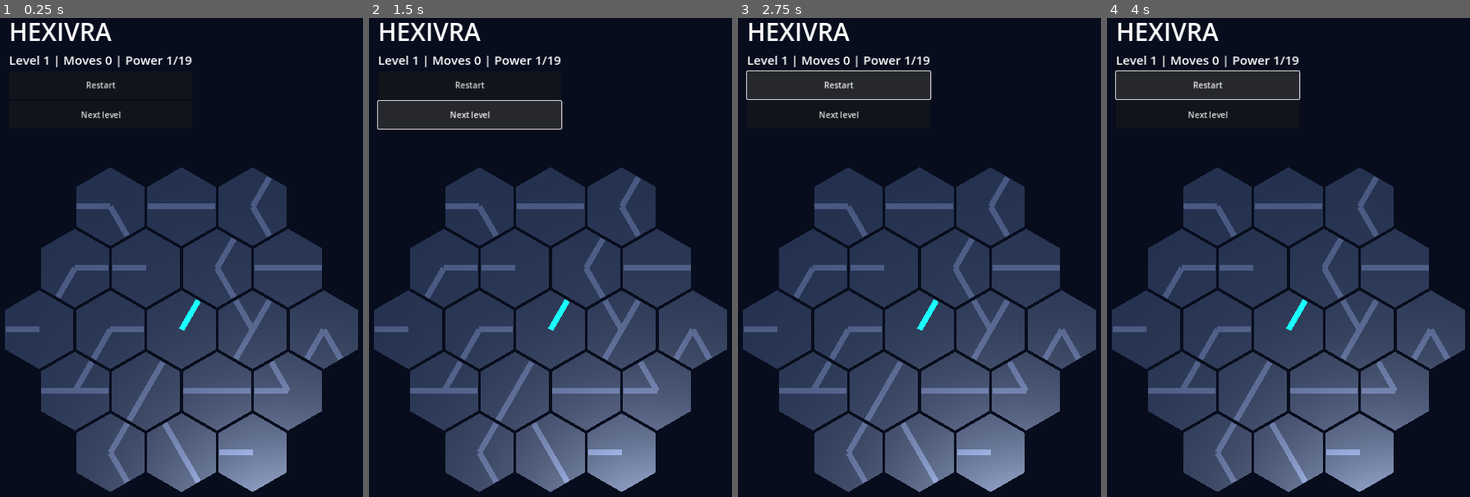
Above: before the commit, frames 1-4 (left to right).
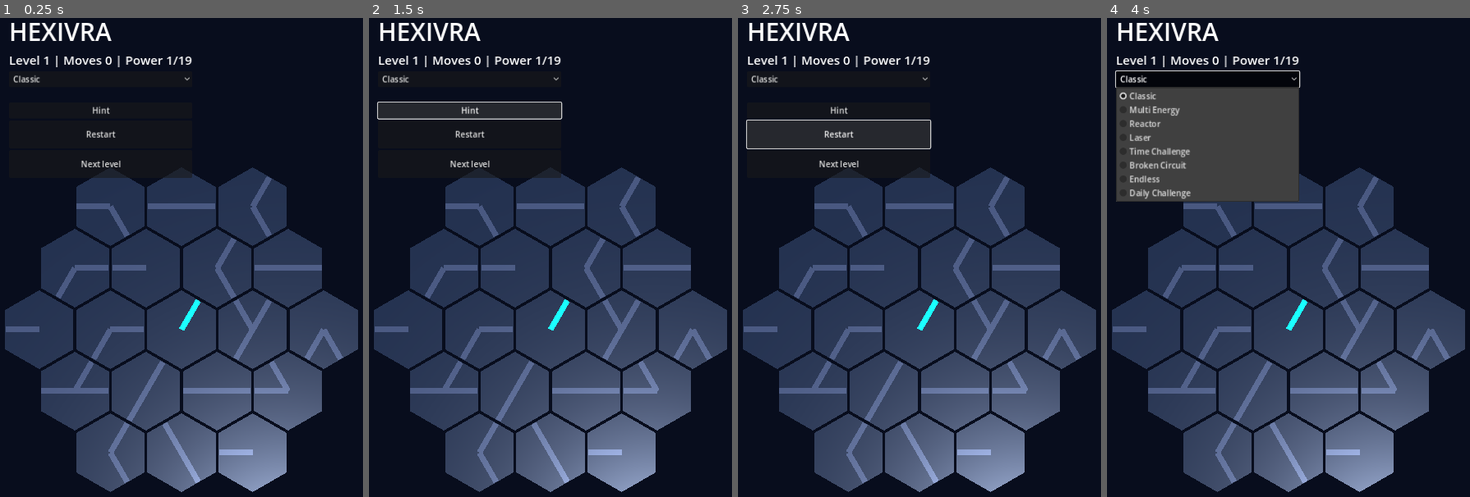
Above: after the commit, the same moments.

Repository: mhmmad444410aa-ai/Hexivra
Game: Godot game, scene res://Main.tscn
Same seed, same stepped clock (60 frames per second), same inputs: the game is played once before the commit and once after it.
Inputs (mouse positions are in pixels of both pictures, inside the frame that each line leads up to):
- Up to frame 1 (0.25 s): no input
- Up to frame 2 (1.5 s): click "Restart" at 0.5 s; click (470, 109) at 1.25 s, where only the run after the commit has a clickable "Hint"
- Up to frame 3 (2.75 s): click "Restart" at 2 s
- Up to frame 4 (4 s): click "Restart" at 2.75 s; click (1208, 80) at 3.5 s, where only the run after the commit has a clickable "Classic"

The runs differ from the first frame. In frame 1, 0.7% of the frame differs, in the area x 3-53%, y 11-34%; in frame 2, 1.3%; in frame 3, 4.4%; in frame 4, 13%, in the area x 2-54%, y 11-39%.

Commit message:
Add campaign selection, local progress, timed challenge and hints

Diff:
--- a/scripts/main.gd
+++ b/scripts/main.gd
@@ -11,6 +11,48 @@
 var level := 1
 var moves := 0
 var locked := false
+var mode := 0
+var mode_names = ["Classic","Multi Energy","Reactor","Laser","Time Challenge","Broken Circuit","Endless","Daily Challenge"]
+var counts = [100,80,60,60,50,50,0,0]
+var progress = {}
+var crystals := 0
+var elapsed := 0.0
+var awarded := false
+var hint_label := Label.new()
+
+func load_progress() -> void:
+	var cfg := ConfigFile.new()
+	if cfg.load("user://progress.cfg") == OK:
+		progress = cfg.get_value("game","progress",{})
+		crystals = cfg.get_value("game","crystals",0)
+
+func save_progress() -> void:
+	var cfg := ConfigFile.new()
+	cfg.set_value("game","progress",progress)
+	cfg.set_value("game","crystals",crystals)
+	cfg.save("user://progress.cfg")
+
+func _process(delta: float) -> void:
+	if mode == 4 and not awarded and not locked:
+		elapsed += delta
+		hint_label.text = "Time: %d s" % maxi(0,120-int(elapsed))
+		if elapsed >= 120:
+			locked = true
+			hint_label.text = "Time expired — restart"
+
+func hint() -> void:
+	if locked or awarded or crystals < 1:
+		return
+	for p in puzzle.cells:
+		if puzzle.masks[p] != puzzle.solved[p]:
+			crystals -= 1
+			save_progress()
+			hint_label.text = "Hint: highlighted tile"
+			var tween := create_tween()
+			tween.tween_property(tiles[p],"position:y",0.35,0.15)
+			tween.tween_property(tiles[p],"position:y",0.0,0.25)
+			return
+
 
 func material(c: Color, emission: bool = false) -> StandardMaterial3D:
 	var m := StandardMaterial3D.new()
@@ -24,6 +66,7 @@
 	return m
 
 func _ready() -> void:
+	load_progress()
 	add_child(board)
 	add_child(camera)
 	camera.position = Vector3(0,12,0)
@@ -53,6 +96,20 @@
 	menu.add_child(title)
 	status.add_theme_font_size_override("font_size",24)
 	menu.add_child(status)
+	var selector := OptionButton.new()
+	for i in range(mode_names.size()):
+		selector.add_item(mode_names[i],i)
+	menu.add_child(selector)
+	selector.item_selected.connect(func(index):
+		mode = index
+		level = int(progress.get(str(mode),1))
+		start_level()
+	)
+	menu.add_child(hint_label)
+	var hint_button := Button.new()
+	hint_button.text = "Hint"
+	menu.add_child(hint_button)
+	hint_button.pressed.connect(hint)
 	var retry := Button.new()
 	retry.text = "Restart"
 	retry.custom_minimum_size = Vector2(160,54)
@@ -64,8 +121,9 @@
 	menu.add_child(next)
 	next.pressed.connect(func():
 		if puzzle.is_solved():
-			level += 1
-			start_level()
+			if counts[mode] == 0 or level < counts[mode]:
+				level += 1
+				start_level()
 	)
 	start_level()
 
@@ -81,7 +139,13 @@
 	rotations.clear()
 	moves = 0
 	locked = false
-	puzzle.generate(2 if level < 5 else 3, level * 7187)
+	awarded = false
+	elapsed = 0
+	hint_label.text = ""
+	var seed_value := level * 7187 + mode * 99991
+	if mode == 7:
+		seed_value = Time.get_date_string_from_system().hash()
+	puzzle.generate(2 if level < 5 else 3, seed_value)
 	camera.size = 16 if level < 5 else 22
 	for p in puzzle.cells:
 		var tile := Node3D.new()
@@ -124,6 +188,12 @@
 	status.text = "Level %d | Moves %d | Power %d/%d" % [level,moves,power.size(),puzzle.cells.size()]
 	if puzzle.is_solved():
 		status.text += " | COMPLETE"
+		if not awarded:
+			awarded = true
+			crystals += 3
+			progress[str(mode)] = maxi(int(progress.get(str(mode),1)),level+1 if counts[mode]==0 else mini(level+1,counts[mode]))
+			save_progress()
+			hint_label.text = "Complete! +3 energy | Total: %d" % crystals
 
 func _unhandled_input(event: InputEvent) -> void:
 	var point: Vector2
